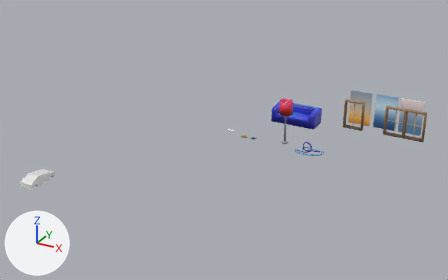
Before and after pictures for a commit that changed the Blender file Assets/Models/EyeForcz-models.blend.
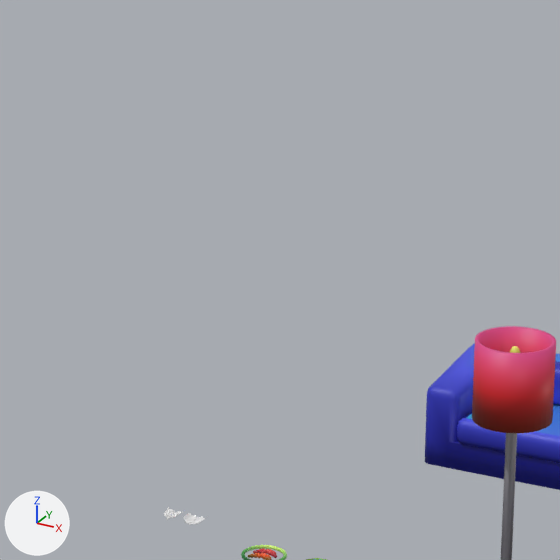
The first picture shows the older version from a 50 mm camera at (225.0, -201.0, 153.0) aimed at (70.0, 81.0, 12.0). The close-ups show both versions on the part from 45% to 66% of the width and 16% to 49% of the height of that picture; other places that the commit changed are outside them. Every picture has the same lights, and +X, +Y and +Z are marked at lower left.

Objects in the first close-up: 'lamp', 'referenceCouch'.
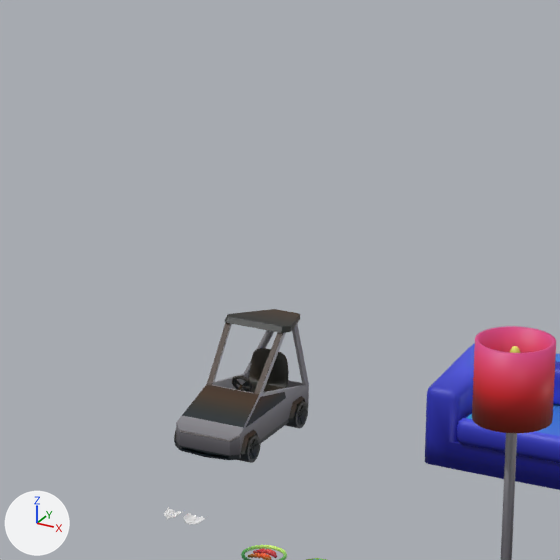
Patch to the scene script:
```diff
--- a/Assets/Models/EyeForcz-models.blend.py
+++ b/Assets/Models/EyeForcz-models.blend.py
@@ me_cube_006_1 @@
+me_cube_006_1.from_pydata(...)  # 2600 vertices, 2412 faces; spans x -2.51..2.51, y -4.87..5.88, z -0.02..6.9
+me_cube_006_1.materials.append(mat_gardientmaterial)  # picture img_gradient_map_png
@@ ob_play_car @@
+ob_play_car = bpy.data.objects.new('play-car', me_cube_006_1)
+ob_play_car.location = (49.4, 142.1, 1.0)
+ob_play_car.scale = (1.82, 1.82, 1.82)
```

Boxes [x1, y1, x2, y2] around the edits, measured in the close-ups (560 x 560 px):
'play-car', added
    after: [174, 309, 309, 463]
